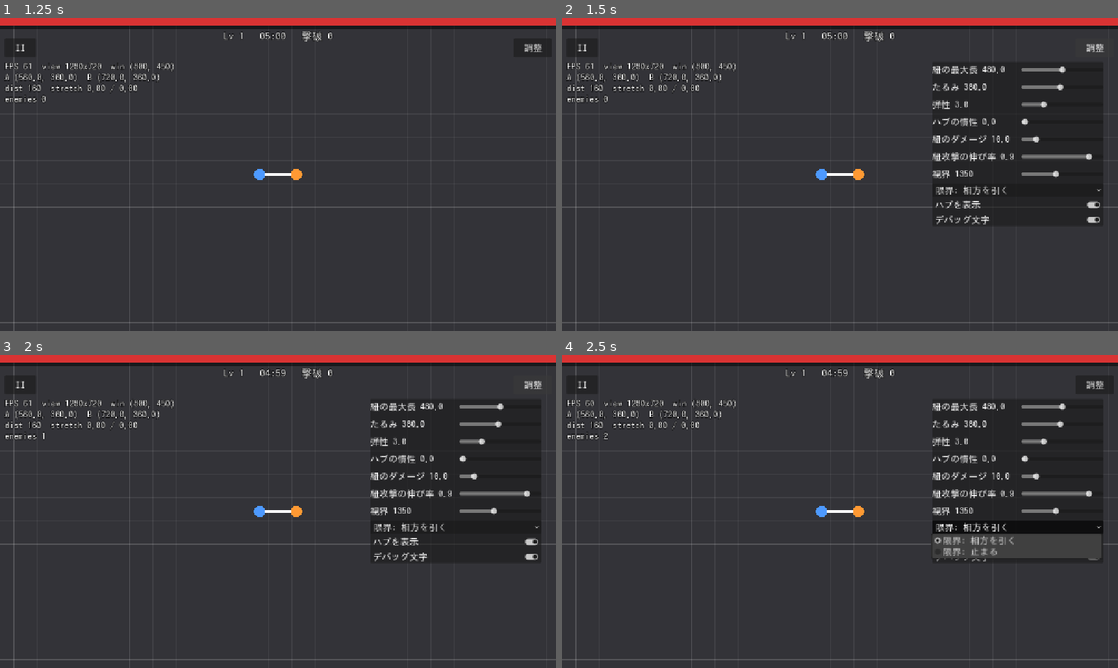
Above: before the commit, frames 1-4 (two rows, left to right).
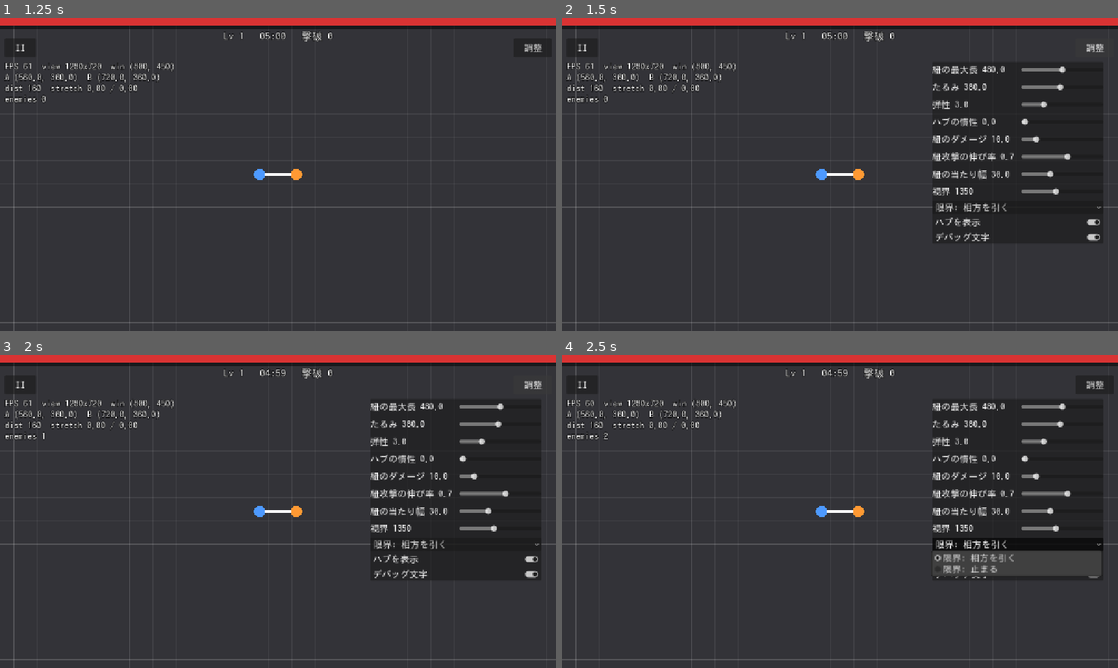
Above: after the commit, the same moments.

Repository: suutukuru/bind-run
Game: Godot game, scene res://scenes/title/title.tscn
The game is run twice, just before and just after one commit, with the same random seed, the same clock (stepped at 60 frames per second) and the same inputs.
Inputs:
- Up to frame 1 (1.25 s): click "スタート" at 0.5 s
- Up to frame 2 (1.5 s): click "調整" at 1.25 s
- Up to frame 3 (2 s): no input
- Up to frame 4 (2.5 s): click "限界: 相方を引く" at 2 s

Frame 1 is identical in both runs. In frame 2, 1.2% of the frame differs, in the area x 66-97%, y 43-72%; in frame 3, 1.2%; in frame 4, 2.8%, in the area x 66-98%, y 43-72%.

Commit message:
紐攻撃を伸び率 70% から有効にし、当たり幅を広げる
Co-Authored-By: Claude Sonnet 5.5 <noreply@anthropic.com>
Claude-Session: https://claude.ai/code/session_01FmuN5U8N5hun1pocAD6Yrf

Diff:
--- a/data/rope/default_rope_config.tres
+++ b/data/rope/default_rope_config.tres
@@ -9,7 +9,7 @@
 limit_mode = 0
 stiffness = 3.0
 hub_follow_rate = 0.0
-attack_threshold = 0.9
+attack_threshold = 0.7
 attack_damage = 10.0
 attack_rehit_interval = 0.4
-attack_half_width = 8.0
+attack_half_width = 30.0
--- a/scenes/debug/tuning_panel.gd
+++ b/scenes/debug/tuning_panel.gd
@@ -16,6 +16,7 @@
 	["hub_follow_rate", "ハブの慣性", 0.0, 20.0, 0.5],
 	["attack_damage", "紐のダメージ", 1.0, 60.0, 1.0],
 	["attack_threshold", "紐攻撃の伸び率", 0.3, 1.0, 0.05],
+	["attack_half_width", "紐の当たり幅", 4.0, 80.0, 2.0],
 ]
 
 var _rope: Rope
--- a/scenes/rope/rope.gd
+++ b/scenes/rope/rope.gd
@@ -115,8 +115,8 @@
 		# 張るほど細く・赤くして、限界が近いことを見た目で伝える
 		var end: Vector2 = to_local(_members[i].global_position)
 		if attack_active:
-			# 紐攻撃が有効な間は太い光を重ねて、触れると痛いことを伝える
-			draw_line(hub_local, end, Color(1, 1, 1, 0.35), 18.0, true)
+			# 紐攻撃が有効な間は当たり判定と同じ太さの光を重ねて、触れると痛い範囲を伝える
+			draw_line(hub_local, end, Color(1, 1, 1, 0.35), config.attack_half_width * 2.0, true)
 		draw_line(hub_local, end, color_for_stretch(ratio), 6.0 - 3.0 * ratio, true)
 	if show_hub:
 		draw_circle(hub_local, 5.0, Color.WHITE)
--- a/scripts/rope/rope_config.gd
+++ b/scripts/rope/rope_config.gd
@@ -22,9 +22,9 @@
 
 @export_group("Rope Attack")
 ## 伸び率がこの値以上のとき、紐に触れた敵にダメージを与える
-@export var attack_threshold: float = 0.9
+@export var attack_threshold: float = 0.7
 @export var attack_damage: float = 10.0
 ## 同じ敵に再びダメージを与えるまでの間隔（秒）
 @export var attack_rehit_interval: float = 0.4
 ## 紐の太さの半分（当たり判定に足す）
-@export var attack_half_width: float = 8.0
+@export var attack_half_width: float = 30.0
